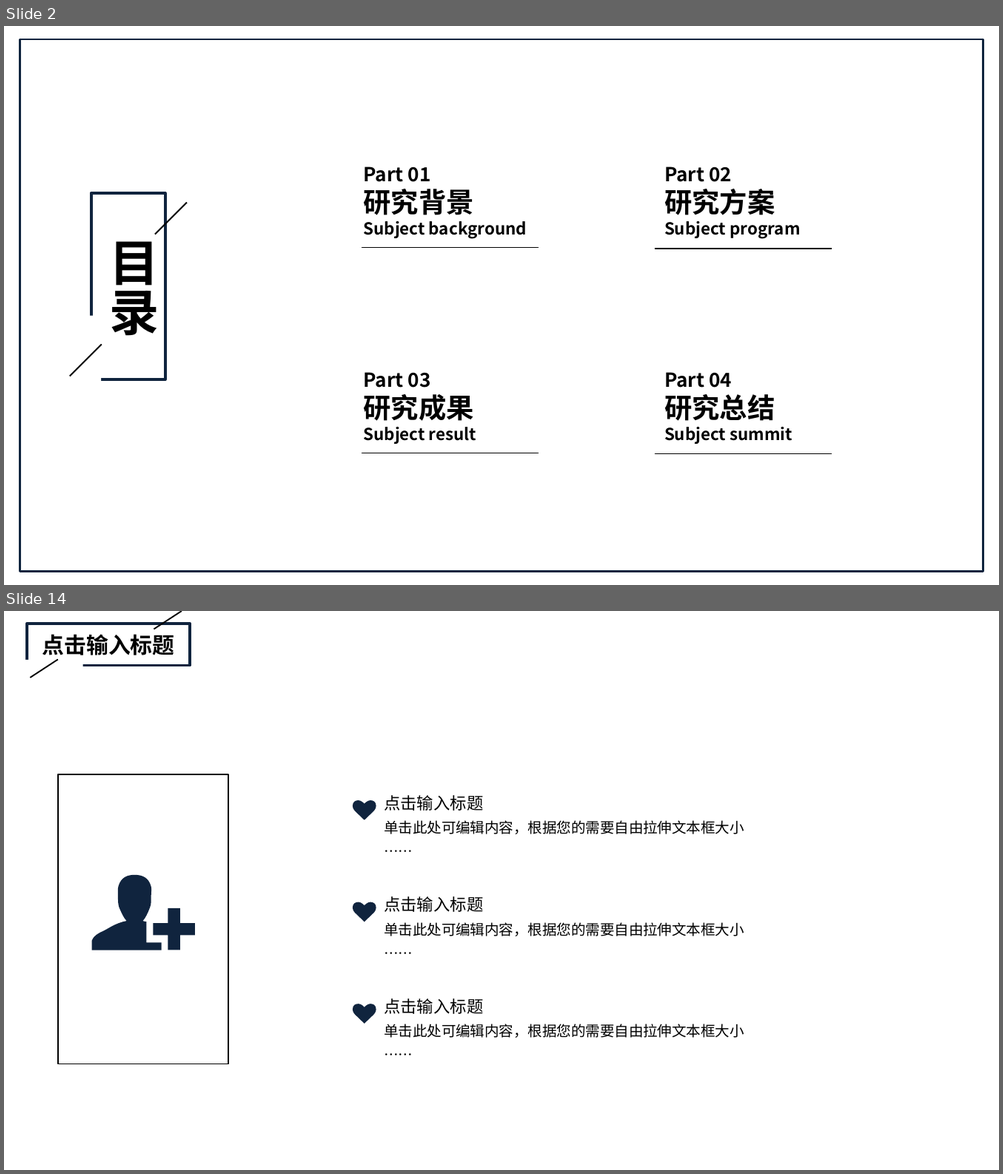
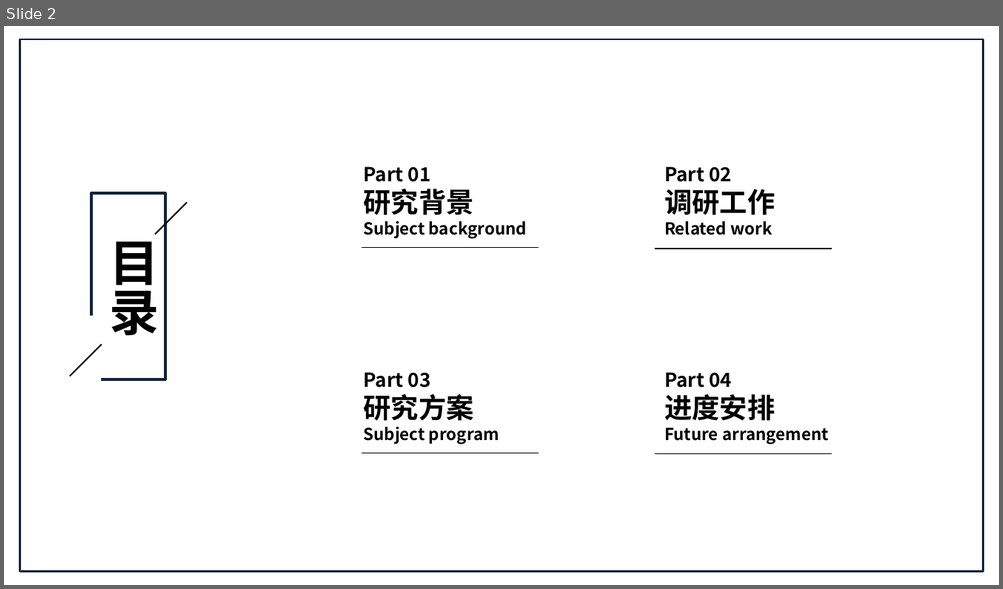
Before and after one commit to Labbbbbbbbb/Notes, a slide deck: NEST/zyt开题答辩.pptx. Shown one above the other, each under a label of ours: slides 2 and 14 before the commit, slide 2 after it; the slides between them are not shown. The pictures are 1003x1174 and 1003x589 pixels, drawn with LibreOffice and Linux fonts; fonts in the diff are those of the drawing. Boxes give left, top, right and bottom in pixels: in the first picture for what was removed or moved away, otherwise in the second. Text is boxed around its words. In the diff, an @@ line names an element or a change of style, - is before the commit and + after.

```diff
--- a/NEST/zyt开题答辩.pptx
+++ b/NEST/zyt开题答辩.pptx
@@ slide 14 removed at bbox=[4, 611, 999, 1170], background #FFFFFF @@
@@ group removed at bbox=[4, 611, 190, 678]: 2 rectangles, 2 lines, 1 text @@
-点击输入标题
@@ rectangle removed at bbox=[59, 774, 229, 1064] @@
@@ freeform shape removed at bbox=[352, 801, 376, 821] @@
@@ text removed at bbox=[384, 795, 744, 834] @@
-点击输入标题
-单击此处可编辑内容，根据您的需要自由拉伸文本框大小
-……
@@ freeform shape removed at bbox=[91, 876, 161, 951] @@
@@ text removed at bbox=[384, 897, 744, 937] @@
-点击输入标题
-单击此处可编辑内容，根据您的需要自由拉伸文本框大小
-……
@@ freeform shape removed at bbox=[153, 908, 195, 950] @@
@@ freeform shape removed at bbox=[352, 903, 376, 923] @@
@@ freeform shape removed at bbox=[352, 1004, 376, 1024] @@
@@ text removed at bbox=[384, 999, 744, 1038] @@
-点击输入标题
-单击此处可编辑内容，根据您的需要自由拉伸文本框大小
-……
@@ slide 2 changed as well @@
@@ text at bbox=[664, 189, 775, 215]: text changed @@
-研究方案
-Subject program
+调研工作
+Related work
@@ text at bbox=[363, 395, 474, 421]: text changed @@
-研究成果
-Subject result
+研究方案
+Subject program
@@ text at bbox=[664, 395, 775, 421]: text changed @@
-研究总结
-Subject summit
+进度安排
+Future arrangement
```
Also in this commit, not shown: 1 other slide changed, 12 slides added, 18 other slides removed, 10 other files.
